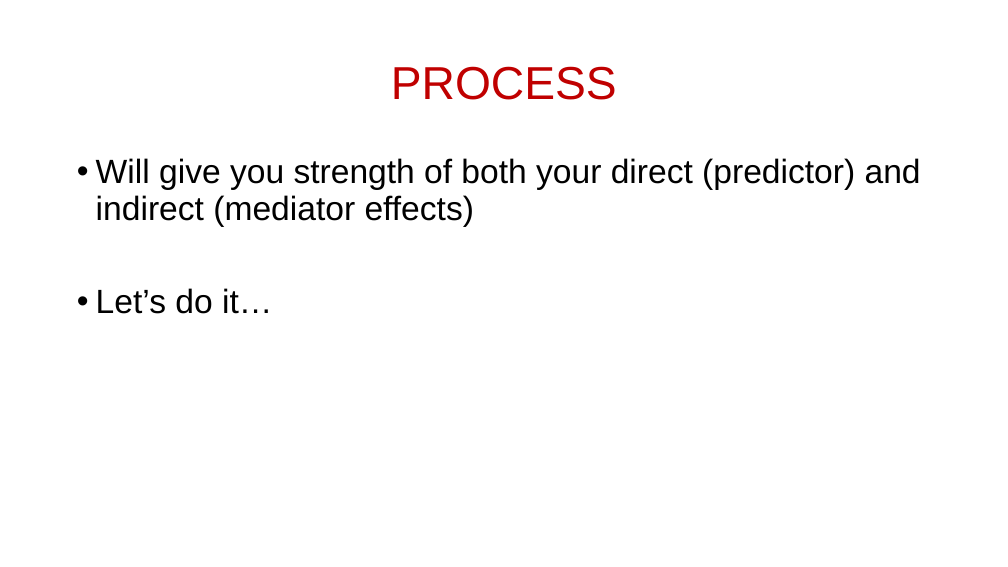
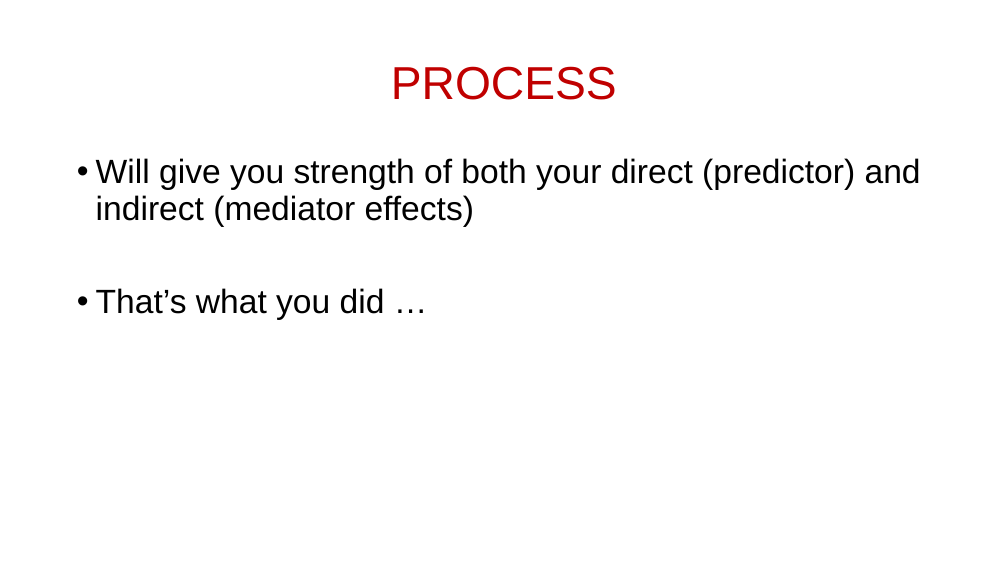
Before and after one commit to scream104/psych596, a slide deck: slide 25 of lecture-slides_upload/lecture/07_Statistical Methods_Mediation and Moderation.pptx (slide 28 before the commit). Drawn at 1008x567 pixels with LibreOffice and Linux fonts; fonts in the diff are those of the drawing. Boxes give left, top, right and bottom in pixels: in the first picture for what was removed or moved away, otherwise in the second. Text is boxed around its words. In the diff, an @@ line names an element or a change of style, - is before the commit and + after.

```diff
--- a/lecture-slides_upload/lecture/07_Statistical Methods_Mediation and Moderation.pptx
+++ b/lecture-slides_upload/lecture/07_Statistical Methods_Mediation and Moderation.pptx
@@ text at box(96, 288, 385, 320): text changed @@
-• Let’s do it…
+• That’s what you did …
```
Also in this commit, not shown: 12 other slides changed, 1 slide added, 3 slides removed, 3 other files.
